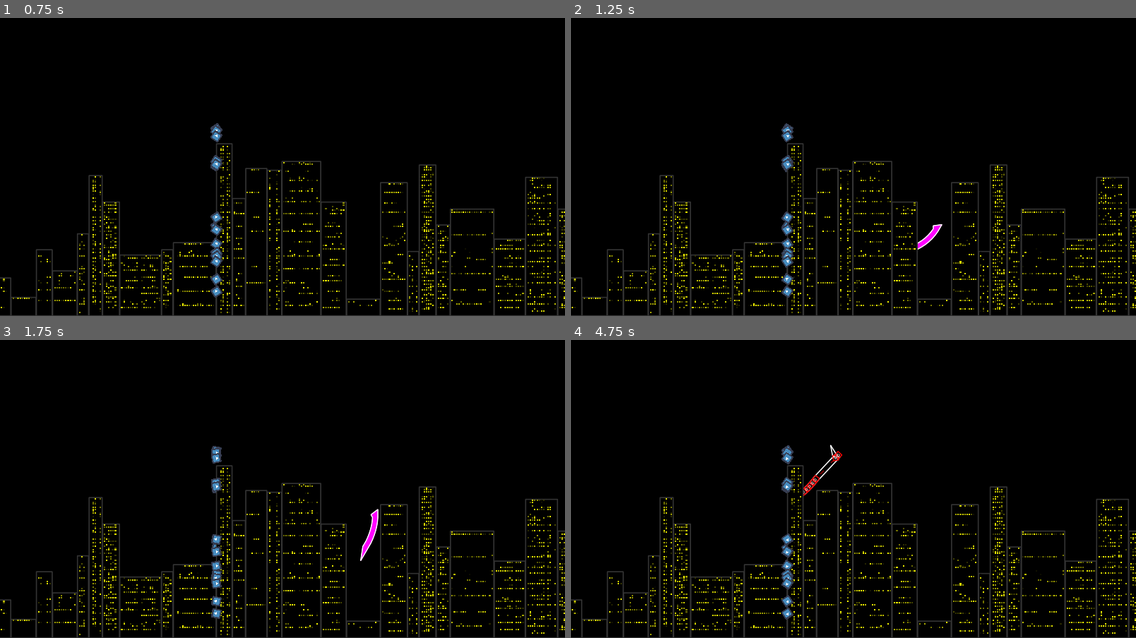
Above: before the commit, frames 1-4 (two rows, left to right).
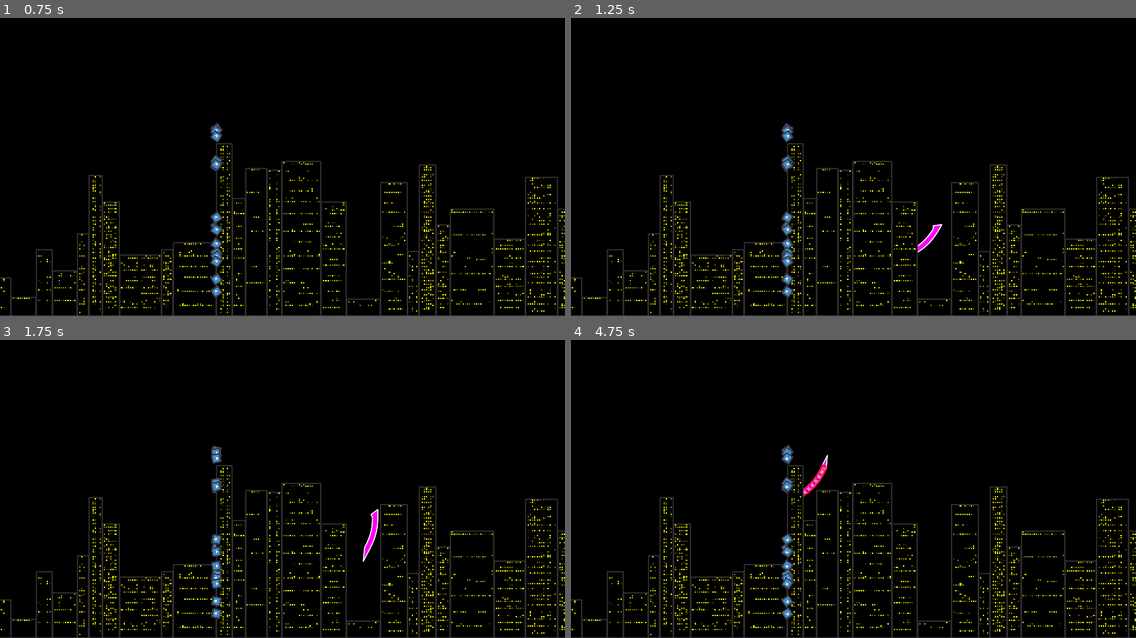
Above: after the commit, the same moments.

Repository: elektito/wyrmsim
Game: Godot game, scene res://World.tscn
Two runs of this game, one before a commit and one after it. Both use one fixed random seed, a clock stepped at 60 frames per second and the inputs below. The engine's default icon, where the game draws it, is replaced by a stand-in: a white triangle on a blue panel in a dark square.
Inputs (mouse positions are in pixels of both pictures, inside the frame that each line leads up to):
- Up to frame 1 (0.75 s): tap Enter at 0.5 s; move the mouse to (254, 220) at 0.52 s; hold W (up) from 0.53 s (still down); tap N (add_segment) at 0.6 s
- Up to frame 2 (1.25 s): keep holding W (up)
- Up to frame 3 (1.75 s): keep holding W (up); move the mouse to (452, 527) at 1.27 s; tap D (remove_segment) at 1.35 s
- Up to frame 4 (4.75 s): move the mouse to (684, 432) at 2.02 s; release W (up) at 2.03 s; hold A (left) 2.03-3.53 s; tap . (step) at 2.1 s; move the mouse to (881, 480) at 2.77 s; tap Mouse wheel up (zoom_in) at 2.85 s; move the mouse to (768, 399) at 3.52 s; hold S (down) 3.53-4.28 s; tap Mouse wheel down (zoom_out) at 3.6 s; tap G (debug) at 4.15 s; move the mouse to (977, 462) at 4.27 s; hold W (up) from 4.28 s (still down); tap N (add_segment) at 4.35 s

Frame 1 is identical in both runs. In frame 2, less than 0.1% of the frame differs, in the area x 61-65%, y 70-79%; in frame 3, 0.1%; in frame 4, 0.3%, in the area x 41-48%, y 35-53%.

Commit message:
Add const to set segment distance

Diff:
--- a/Segment.gd
+++ b/Segment.gd
@@ -1,6 +1,7 @@
 extends KinematicBody2D
 
 const MAX_ROTATION_SPEED := PI
+const SEGMENT_DISTANCE := 20.0
 
 export(NodePath) var leading_segment
 export(float) var speed := 0.0
@@ -38,7 +39,7 @@
 
 
 func follower_movement(delta):
-	var target_pos : Vector2 = leading_node.global_position
+	var target_pos : Vector2 = leading_node.global_position - leading_node.get_velocity().normalized() * SEGMENT_DISTANCE
 	var linear_velocity = (target_pos - global_position) / delta
 	linear_velocity = linear_velocity.clamped(leading_node.speed * 1.0)
 
@@ -65,6 +66,11 @@
 	$target_line.points[1] = $target_line.to_local(global_position)
 
 
+func get_velocity() -> Vector2:
+	var dir = Vector2.RIGHT.rotated(global_rotation)
+	return speed * dir
+
+
 func set_show_debug(value: bool):
 	show_debug = value
 	$target.visible = show_debug
--- a/Segment.tscn
+++ b/Segment.tscn
@@ -7,6 +7,7 @@
 extents = Vector2( 20, 20 )
 
 [node name="Segment" type="KinematicBody2D"]
+collision_mask = 0
 script = ExtResource( 1 )
 
 [node name="rect" type="ColorRect" parent="."]
